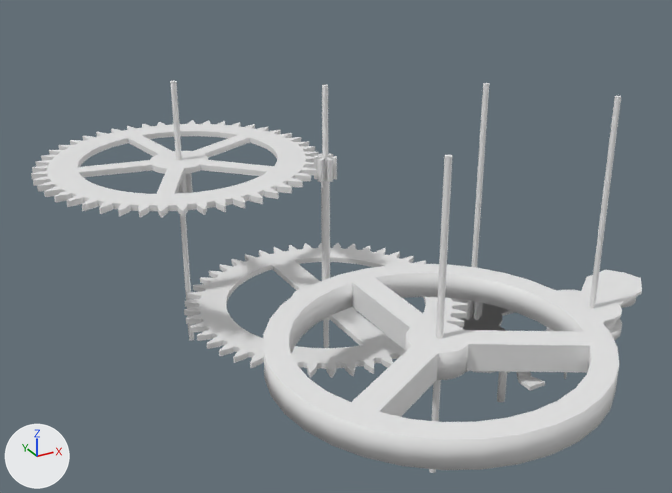
One commit to the COLLADA model assets/models/clock.dae: the scene before it, then after it.
Camera for both pictures: a 50 mm camera at (-9.67, -12.33, 8.79) aimed at (-1.64, 2.27, 1.49). The lights are fixed; the arrows at lower left show +X, +Y and +Z. Where no turn or scale is listed for an object, it has been applied to the vertices.

Script lines for the objects in view, before the commit:
```python
me_gear_000 = bpy.data.meshes.new('gear.000')
me_gear_000.from_pydata(...)  # 1578 vertices, 3128 faces; spans x -2.59..2.59, y -2.59..2.59, z -0.05..2.78
me_pin_000 = bpy.data.meshes.new('pin.000')
me_pin_000.from_pydata(...)  # a 12-sided cylinder along z spanning x -0.05..0.05, y -0.05..0.05, z -2.5..2.5
me_pin_004 = bpy.data.meshes.new('pin.004')
me_pin_004.from_pydata(...)  # a 12-sided cylinder along z spanning x -0.05..0.05, y -0.05..0.05, z -2.5..2.5
ob_gear_000 = bpy.data.objects.new('gear_000', me_gear_000)
ob_gear_000.location = (-2.42, 1.21, 0.97)
ob_pin_000 = bpy.data.objects.new('pin_000', me_pin_000)
ob_pin_000.location = (0.0, 0.0, 2.5)
ob_pin_004 = bpy.data.objects.new('pin_004', me_pin_004)
ob_pin_004.location = (-4.55, 2.7, 2.5)
# also in view: 'pin_002' at (-2.8, -2.88, 2.5); 'escape_wheel' at (0.0, 0.0, 0.85); 'pendulum' at (-2.81, -2.87, 1.79); 'pin_001' at (1.33, -1.69, 2.5); 'gear_001' at (-4.55, 2.7, 3.29)
```
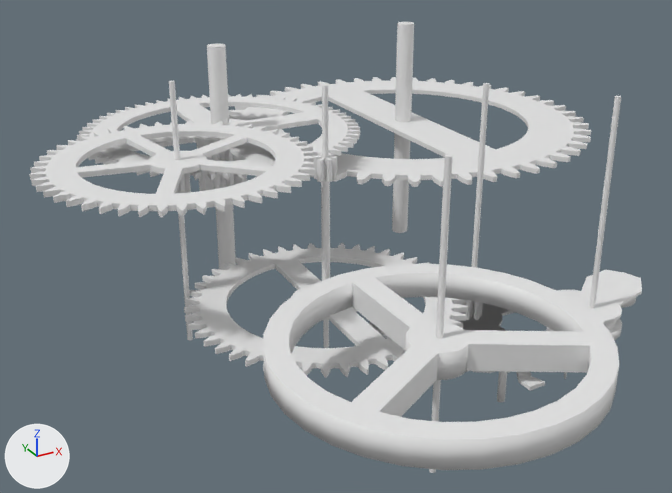
Where the newer file only moved an object's origin or applied its transform, the numbers keep the older frame.

Changed parts and their boxes (x1, y1, x2, y2) in the pictures (672 x 493 px; the box of a moved part takes in the faces that stretch with it):
'gear_003', added
    after: (229, 77, 591, 187)
'gear_002', added
    after: (76, 94, 360, 191)
'pin_006', added
    after: (392, 22, 414, 233)
'pin_005', added
    after: (207, 43, 236, 270)
'pin_004', moved
    before: (170, 81, 194, 341)
    after: (169, 81, 193, 340)
part 1 of me_gear_000, moved or reshaped
    both: (184, 153, 468, 378)

The change, as a diff of the scene's bpy script:
```diff
--- a/assets/models/clock.dae.py
+++ b/assets/models/clock.dae.py
@@ me_gear_000 @@
 me_gear_000.from_pydata(...)  # 1578 vertices, 3128 faces; spans x -2.59..2.59, y -2.59..2.59, z -0.05..2.78
 # used by ob_gear_000; location = (-2.42, 1.21, 0.97)
+# me_gear_000 part 1: the whole mesh is turned -2.2 degrees about the z axis through its middle
@@ me_pin_006 @@
+me_pin_006.from_pydata(...)  # a 12-sided cylinder along z spanning x -0.19..0.19, y -0.19..0.19, z -2.5..2.5
@@ me_gear_003 @@
+me_gear_003.from_pydata(...)  # 1400 vertices, 2804 faces; spans x -4.25..4.25, y -4.25..4.25, z -0.05..0.05
@@ me_gear_007 @@
+me_gear_007.from_pydata(...)  # 2124 vertices, 4256 faces; spans x -2.89..2.89, y -2.89..2.89, z -1.3..0.05
@@ ob_pin_004 @@
 ob_pin_004 = bpy.data.objects.new('pin_004', me_pin_004)
-ob_pin_004.location = (-4.55, 2.7, 2.5)
+ob_pin_004.location = (-4.57, 2.72, 2.5)
@@ ob_pin_006 @@
+ob_pin_006 = bpy.data.objects.new('pin_006', me_pin_006)
+ob_pin_006.location = (1.85, 5.38, 2.5)
@@ ob_gear_003 @@
+ob_gear_003 = bpy.data.objects.new('gear_003', me_gear_003)
+ob_gear_003.location = (1.85, 5.38, 2.72)
@@ ob_pin_005 @@
+ob_pin_005 = bpy.data.objects.new('pin_005', me_pin_006.copy())
+ob_pin_005.location = (-2.78, 5.14, 2.5)
@@ ob_gear_002 @@
+ob_gear_002 = bpy.data.objects.new('gear_002', me_gear_007)
+ob_gear_002.location = (-2.78, 5.14, 3.23)
```
